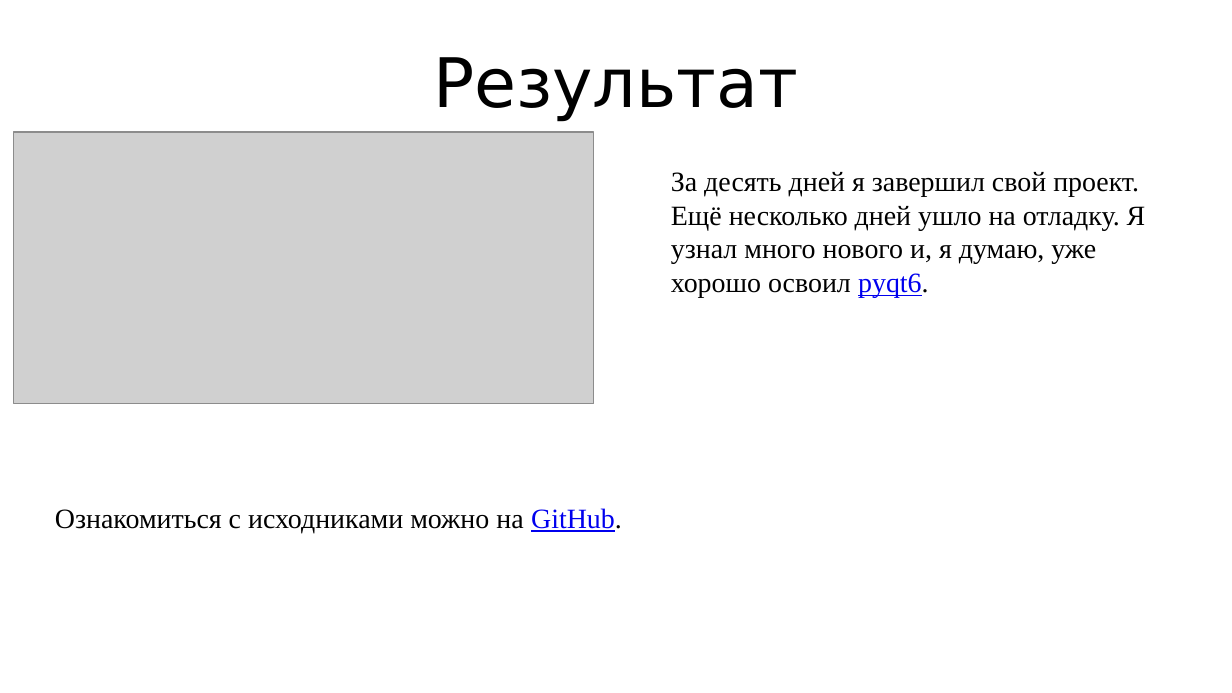
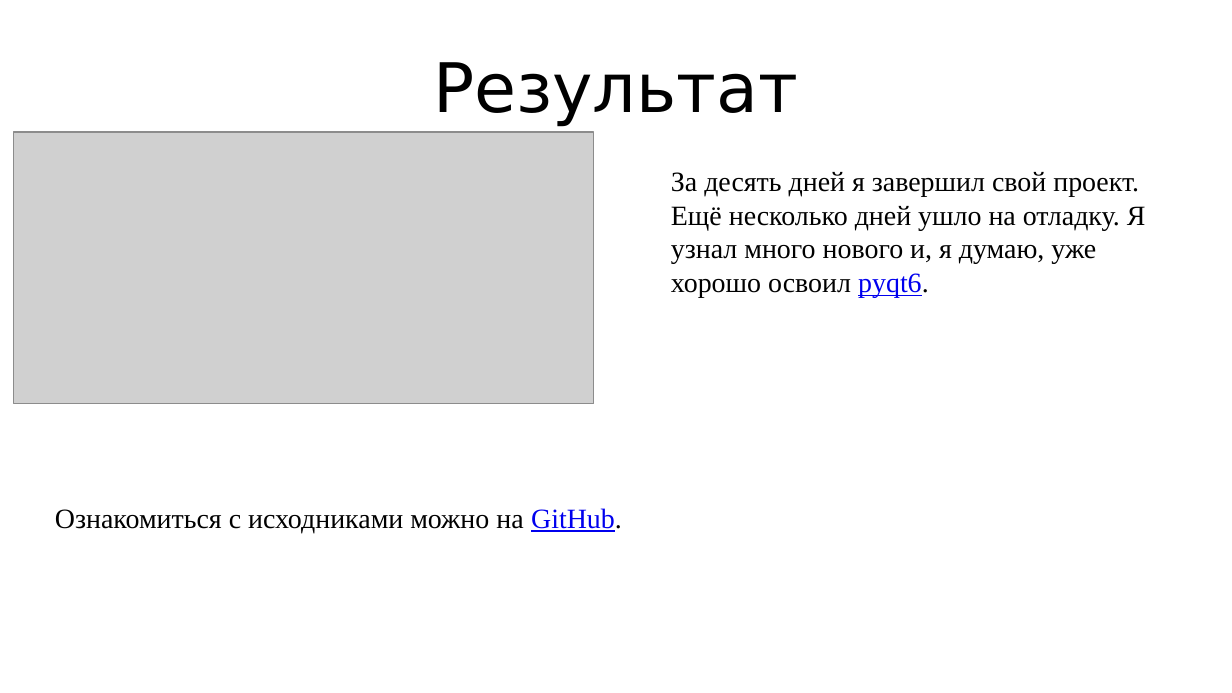
Before and after one commit to NiKar-coder/Project, a slide deck: slide 7 of Presentation.pptx. Drawn at 1232x693 pixels with LibreOffice and Linux fonts; fonts in the diff are those of the drawing; grey boxes stand for pictures. Boxes give left, top, right and bottom in pixels: in the first picture for what was removed or moved away, otherwise in the second. Text is boxed around its words. In the diff, an @@ line names an element or a change of style, - is before the commit and + after.

```diff
--- a/Presentation.pptx
+++ b/Presentation.pptx
@@ title "Результат" at (433,62,798,126): line spacing 0.9 to 1 @@
```
Also in this commit, not shown: 1 other slide changed, 4 other files.
